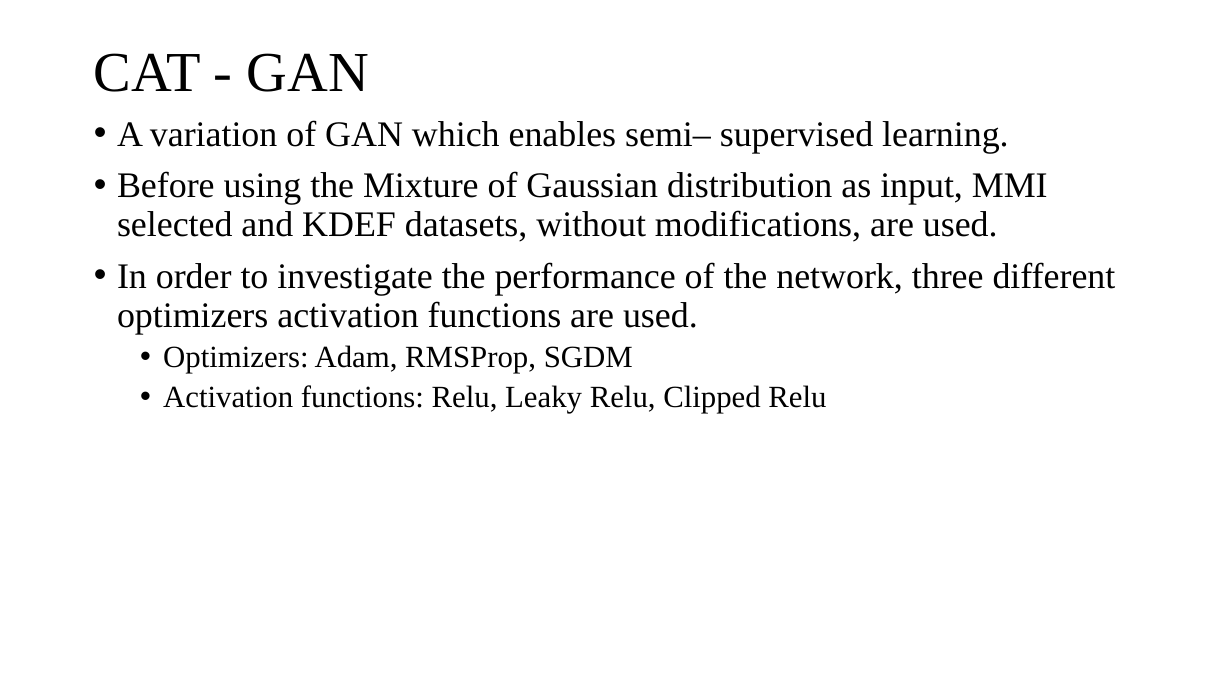
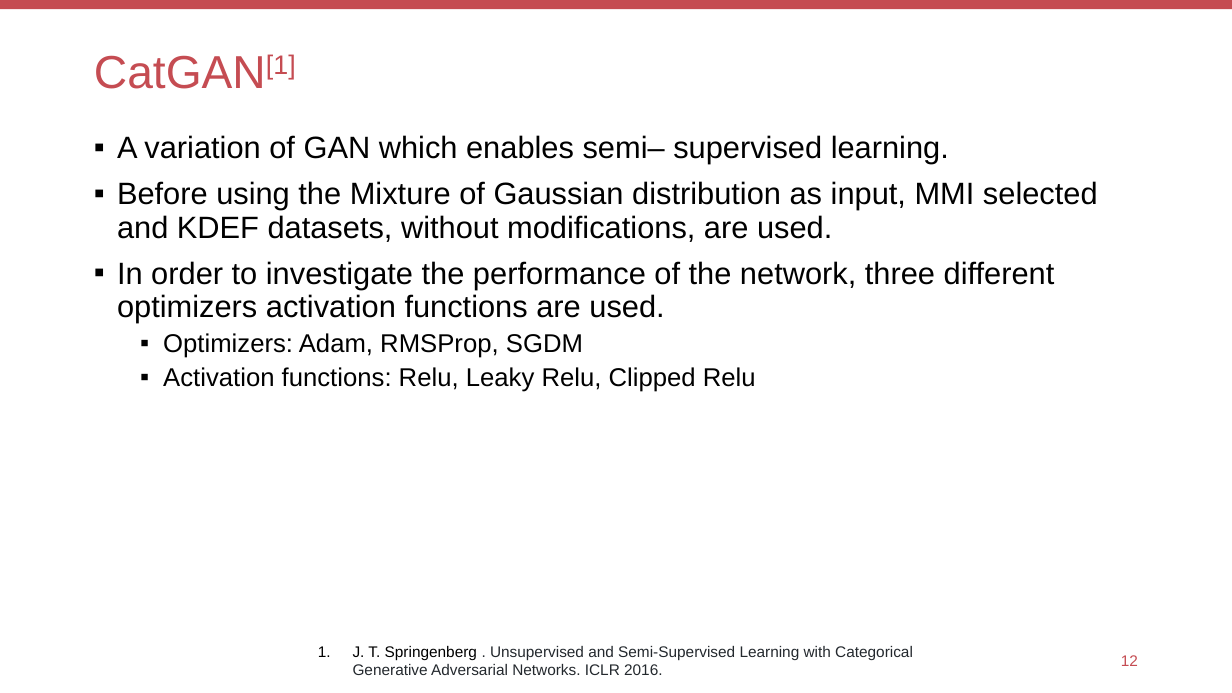
Before and after one commit to KevSr/GAN-study, a slide deck: slide 13 of GAN and MoG/FER and GANs.pptx. Drawn at 1232x693 pixels with LibreOffice and Linux fonts; fonts in the diff are those of the drawing. Boxes give left, top, right and bottom in pixels: in the first picture for what was removed or moved away, otherwise in the second. Text is boxed around its words. In the diff, an @@ line names an element or a change of style, - is before the commit and + after.

Commit message:
changed font and template

```diff
--- a/GAN and MoG/FER and GANs.pptx
+++ b/GAN and MoG/FER and GANs.pptx
@@ rectangle added at (x1=0, y1=0, x2=1232, y2=9), fill #C54C52 @@
@@ title at (x1=94, y1=54, x2=296, y2=89): text changed; size 44 to 36 pt; font Times New Roman to Arial; text colour #000000 to #C54C52 @@
-CAT - GAN
+CatGAN[1]
@@ text "A variation of GAN which ..." moved from (x1=117, y1=120, x2=1116, y2=413) to (x1=117, y1=135, x2=1098, y2=392) @@
@@ text "A variation of GAN which ..." at (x1=117, y1=135, x2=1098, y2=392): size 28 to 24 pt in "A variation of GAN which enables semi– ...", "Before using the Mixture of Gaussian distribution ...", "In order to investigate the performance of ..."; font Times New Roman to Arial; size 24 to 20 pt in "Optimizers: Adam, RMSProp, SGDM", "Activation functions: Relu, Leaky Relu, Clipped Relu"; bullet • to ▪ @@
@@ text added at (x1=353, y1=646, x2=913, y2=675), 12 pt, text #24292E @@
+1. J. T. Springenberg . Unsupervised and Semi-Supervised Learning with Categorical Generative Adversarial Networks. ICLR 2016.
@@ page number added at (x1=1121, y1=655, x2=1138, y2=666), 12 pt, text #C54C52 @@
+12
```
Also in this commit, not shown: 15 other slides changed.
